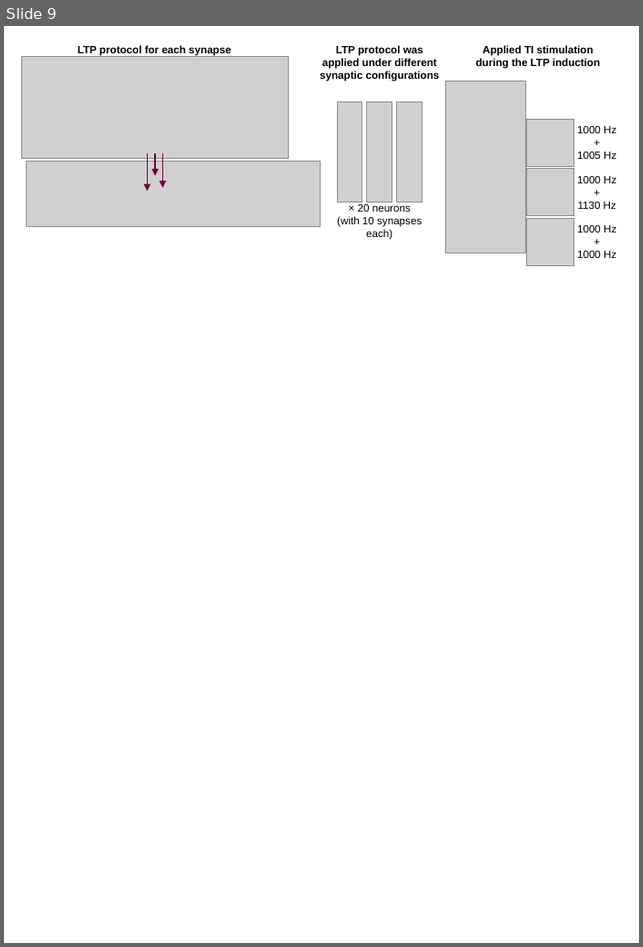
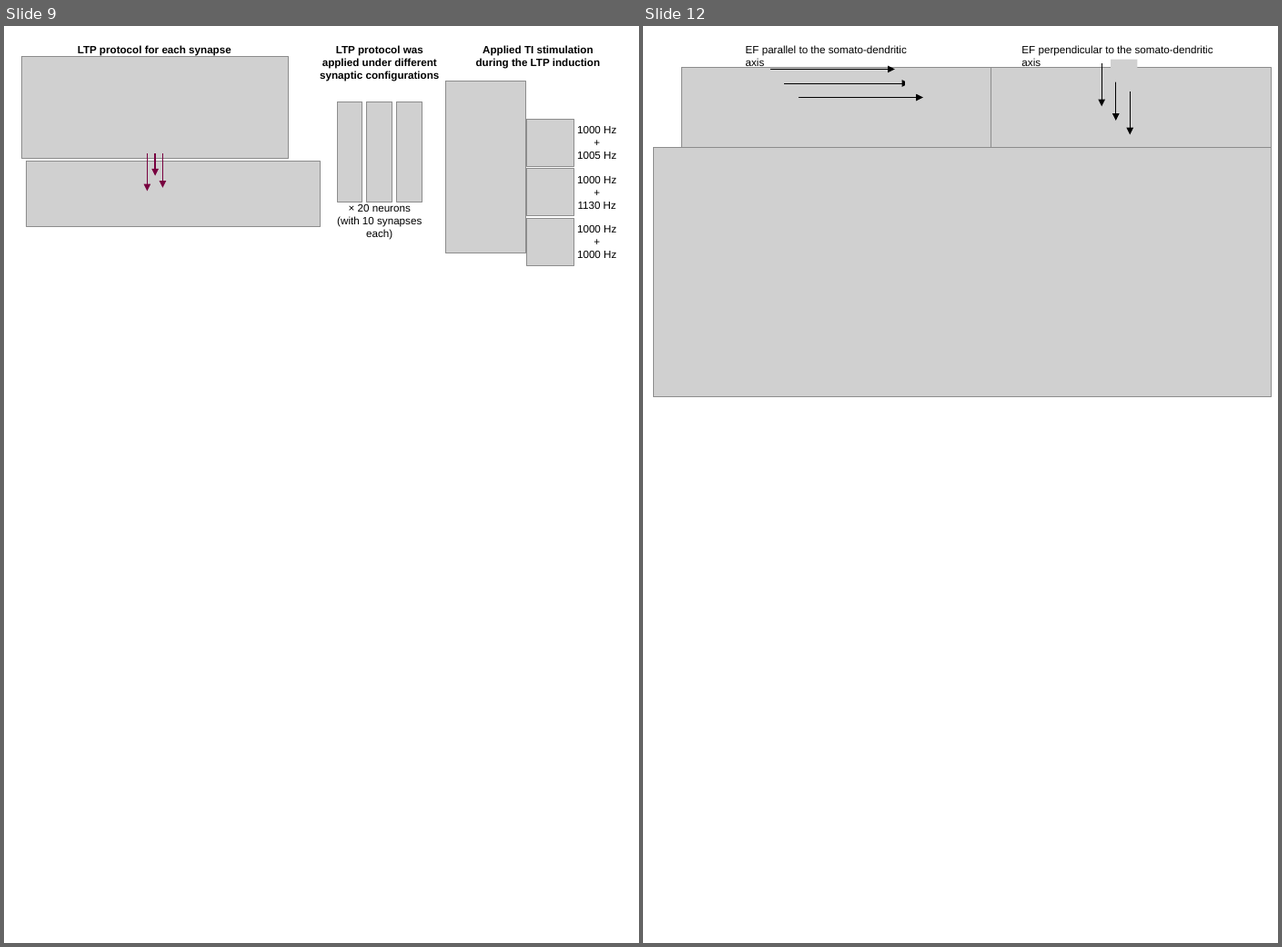
Before and after one commit to kerseviciute/temporal-interference, a slide deck: figures/Figures.pptx. Shown side by side, each under a label of ours: slide 9 before the commit, slides 9 and 12 after it; the slides between them are not shown. The pictures are 643x947 and 1282x947 pixels, drawn with LibreOffice and Linux fonts; fonts in the diff are those of the drawing; grey boxes stand for pictures. Boxes give left, top, right and bottom in pixels: in the first picture for what was removed or moved away, otherwise in the second. Text is boxed around its words. In the diff, an @@ line names an element or a change of style, - is before the commit and + after.

```diff
--- a/figures/Figures.pptx
+++ b/figures/Figures.pptx
@@ slide 12 added at [643,26,1278,943], background #FFFFFF @@
@@ group added at [653,45,1272,397]: 6 arrows, 5 pictures, 2 texts @@
+EF perpendicular to the somato-dendritic axis
+EF parallel to the somato-dendritic axis
```
Also in this commit, not shown: 1 slide changed, 3 other slides added, 1 slide removed, 8 other files.
